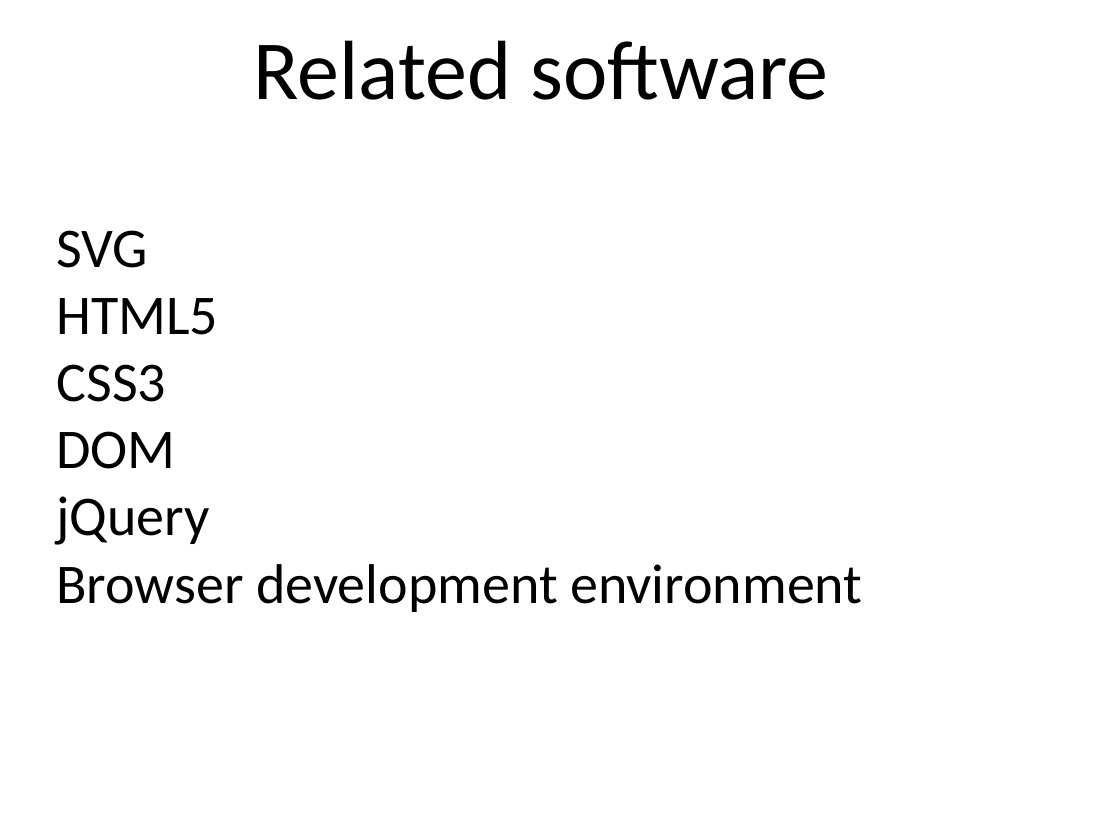
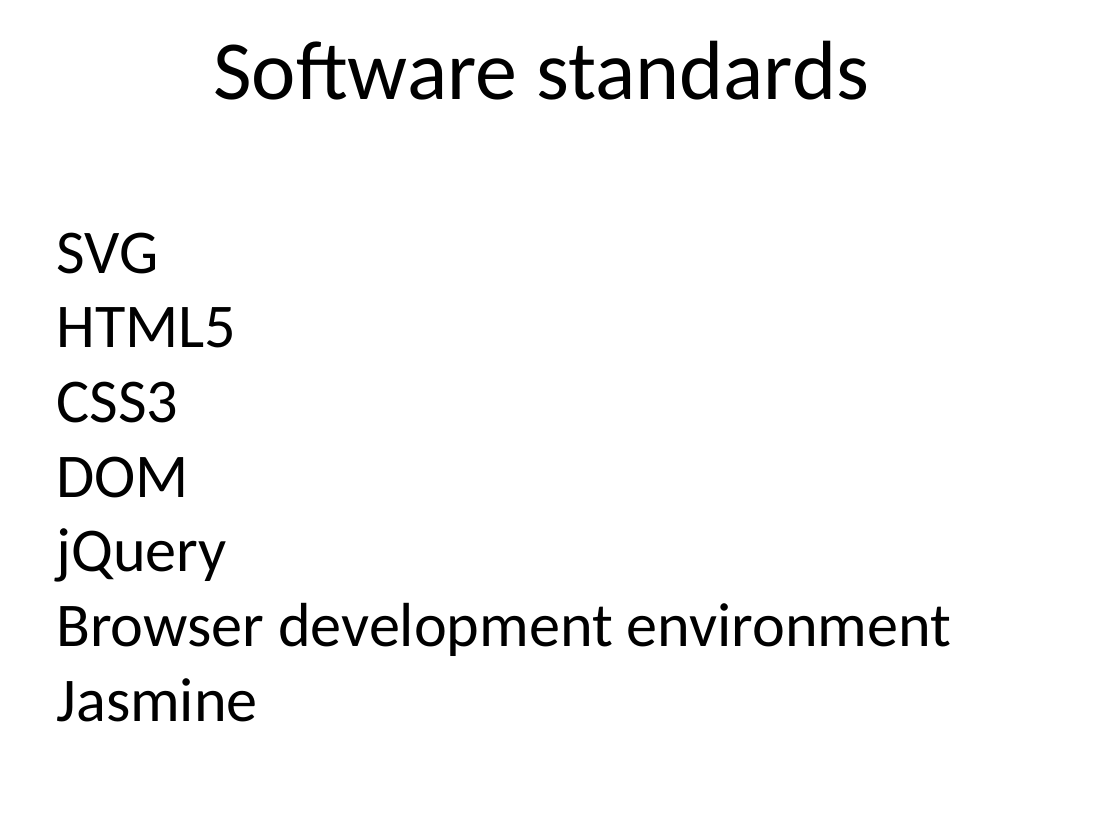
Before and after one commit to benralexander/lv, a slide deck: slide 13 of myD3_latest_c.ppt. Drawn at 1120x840 pixels with LibreOffice and Linux fonts; fonts in the diff are those of the drawing. Boxes give left, top, right and bottom in pixels: in the first picture for what was removed or moved away, otherwise in the second. Text is boxed around its words. In the diff, an @@ line names an element or a change of style, - is before the commit and + after.

```diff
--- a/myD3_latest_c.ppt
+++ b/myD3_latest_c.ppt
@@ text at [213, 40, 869, 100]: text changed @@
-Related software
+Software standards
@@ text at [56, 232, 951, 656]: size 36 to 40 pt in "SVG", "HTML5", "CSS3", "DOM" and 2 more places @@
@@ text at [56, 678, 257, 722]: paragraph added @@
+Jasmine
```
Also in this commit, not shown: 4 other slides changed, 5 other files.
